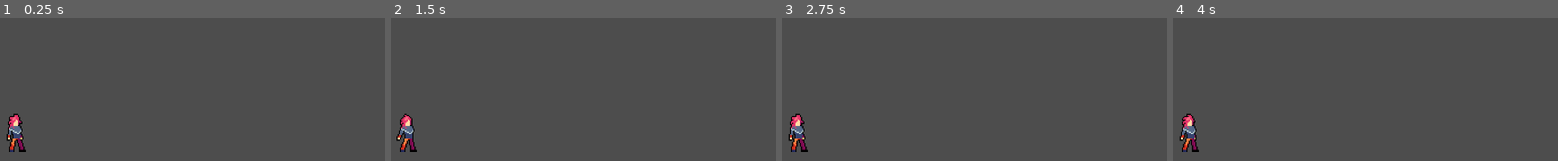
Above: before the commit, frames 1-4 (left to right).
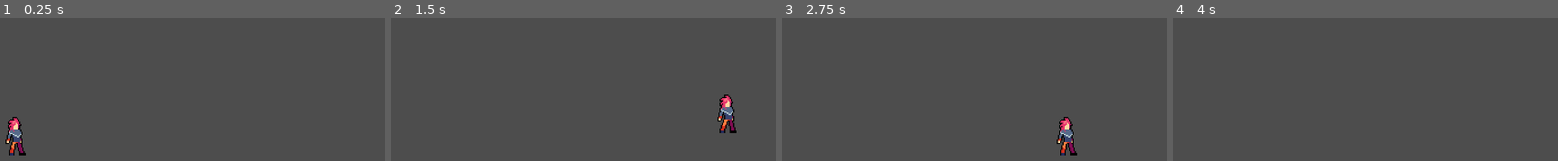
Above: after the commit, the same moments.

Repository: ANISH4623/AWSGameBuilderChallenge
Game: Godot game, scene res://Scenes/game.tscn
Same seed, same stepped clock (60 frames per second), same inputs: the game is played once before the commit and once after it.
Inputs:
- Up to frame 1 (0.25 s): no input
- Up to frame 2 (1.5 s): tap Enter (ui_accept) at 0.5, 1.35 s; hold Enter (ui_accept) 0.53-1.28 s; hold Right (ui_right) from 0.53 s (still down)
- Up to frame 3 (2.75 s): tap Enter (ui_accept) at 1.52, 1.82 s; release Right (ui_right) at 2.03 s; hold Left (ui_left) from 2.03 s (still down); hold Enter (ui_accept) from 2.03 s (still down)
- Up to frame 4 (4 s): release Left (ui_left) at 2.78 s; release Enter (ui_accept) at 2.78 s; hold Right (ui_right) from 2.78 s (still down); tap Enter (ui_accept) at 2.85, 3.02, 3.32 s; hold Enter (ui_accept) from 3.53 s (still down)

The runs differ from the first frame. In frame 1, 0.8% of the frame differs, in the area x 1-7%, y 66-97%; in frame 2, 1.7%; in frame 3, 1.8%, in the area x 1-77%, y 66-97%; in frame 4, 0.9%.

Commit message:
Added behaviour where jump power is proportional to the time space bar is help

Diff:
--- a/aws-game/Scenes/game.tscn
+++ b/aws-game/Scenes/game.tscn
@@ -1,6 +1,8 @@
-[gd_scene load_steps=2 format=3 uid="uid://dhgxk8tkbd6y5"]
+[gd_scene load_steps=3 format=3 uid="uid://dhgxk8tkbd6y5"]
 
 [ext_resource type="PackedScene" uid="uid://dkgq57af5lxmy" path="res://Scenes/player.tscn" id="2_4ovmm"]
+
+[sub_resource type="WorldBoundaryShape2D" id="WorldBoundaryShape2D_i83sb"]
 
 [node name="Game" type="Node2D"]
 
@@ -10,3 +12,8 @@
 [node name="Camera2D" type="Camera2D" parent="."]
 position = Vector2(43, 2)
 zoom = Vector2(2, 2)
+
+[node name="StaticBody2D" type="StaticBody2D" parent="."]
+
+[node name="CollisionShape2D" type="CollisionShape2D" parent="StaticBody2D"]
+shape = SubResource("WorldBoundaryShape2D_i83sb")
--- a/aws-game/Scenes/player.tscn
+++ b/aws-game/Scenes/player.tscn
@@ -1,5 +1,6 @@
-[gd_scene load_steps=8 format=3 uid="uid://dkgq57af5lxmy"]
+[gd_scene load_steps=9 format=3 uid="uid://dkgq57af5lxmy"]
 
+[ext_resource type="Script" path="res://Scripts/player.gd" id="1_5a4cf"]
 [ext_resource type="Texture2D" uid="uid://bf62g7en7m1pp" path="res://Assests/craftpix-net-856554-free-3-cyberpunk-characters-pixel-art/2 Punk/Punk_idle.png" id="1_vtlva"]
 
 [sub_resource type="AtlasTexture" id="AtlasTexture_27g5c"]
@@ -42,13 +43,14 @@
 size = Vector2(9, 31)
 
 [node name="player" type="CharacterBody2D"]
+script = ExtResource("1_5a4cf")
 
 [node name="AnimatedSprite2D" type="AnimatedSprite2D" parent="."]
 position = Vector2(-5, 0)
 sprite_frames = SubResource("SpriteFrames_iw7wr")
 animation = &"idle"
 autoplay = "idle"
-frame_progress = 0.0373472
+frame_progress = 0.825436
 
 [node name="CollisionShape2D" type="CollisionShape2D" parent="."]
 position = Vector2(-16.5, 7.5)
--- /dev/null
+++ b/aws-game/Scripts/player.gd
@@ -0,0 +1,39 @@
+extends CharacterBody2D
+
+
+const SPEED = 300.0
+const MAX_JUMP_VELOCITY = -600.0
+const MIN_JUMP_VELOCITY = -300.0
+const MAX_CHARGE_TIME = 1 #Time in seconds to reach maximum jump velocity
+
+var jump_hold_time = 0.0
+var is_jumping = false;
+
+
+func _physics_process(delta: float) -> void:
+	# Add the gravity.
+	if not is_on_floor():
+		velocity += get_gravity() * delta
+
+	# Handle jump charge.
+	if Input.is_action_pressed("ui_accept") and is_on_floor():
+		is_jumping = true;
+		jump_hold_time += delta;
+		jump_hold_time = clamp(jump_hold_time,0,MAX_CHARGE_TIME)
+	elif is_jumping:
+		#Calculate jump velocity when key is released
+		is_jumping = false;
+		var charge_ratio = jump_hold_time/MAX_CHARGE_TIME
+		var jump_dist = lerp(MIN_JUMP_VELOCITY,MAX_JUMP_VELOCITY,charge_ratio)
+		velocity.y = jump_dist
+		jump_hold_time = 0.0
+
+	# Get the input direction and handle the movement/deceleration.
+	# As good practice, you should replace UI actions with custom gameplay actions.
+	var direction := Input.get_axis("ui_left", "ui_right")
+	if direction:
+		velocity.x = direction * SPEED
+	else:
+		velocity.x = move_toward(velocity.x, 0, SPEED)
+
+	move_and_slide()
